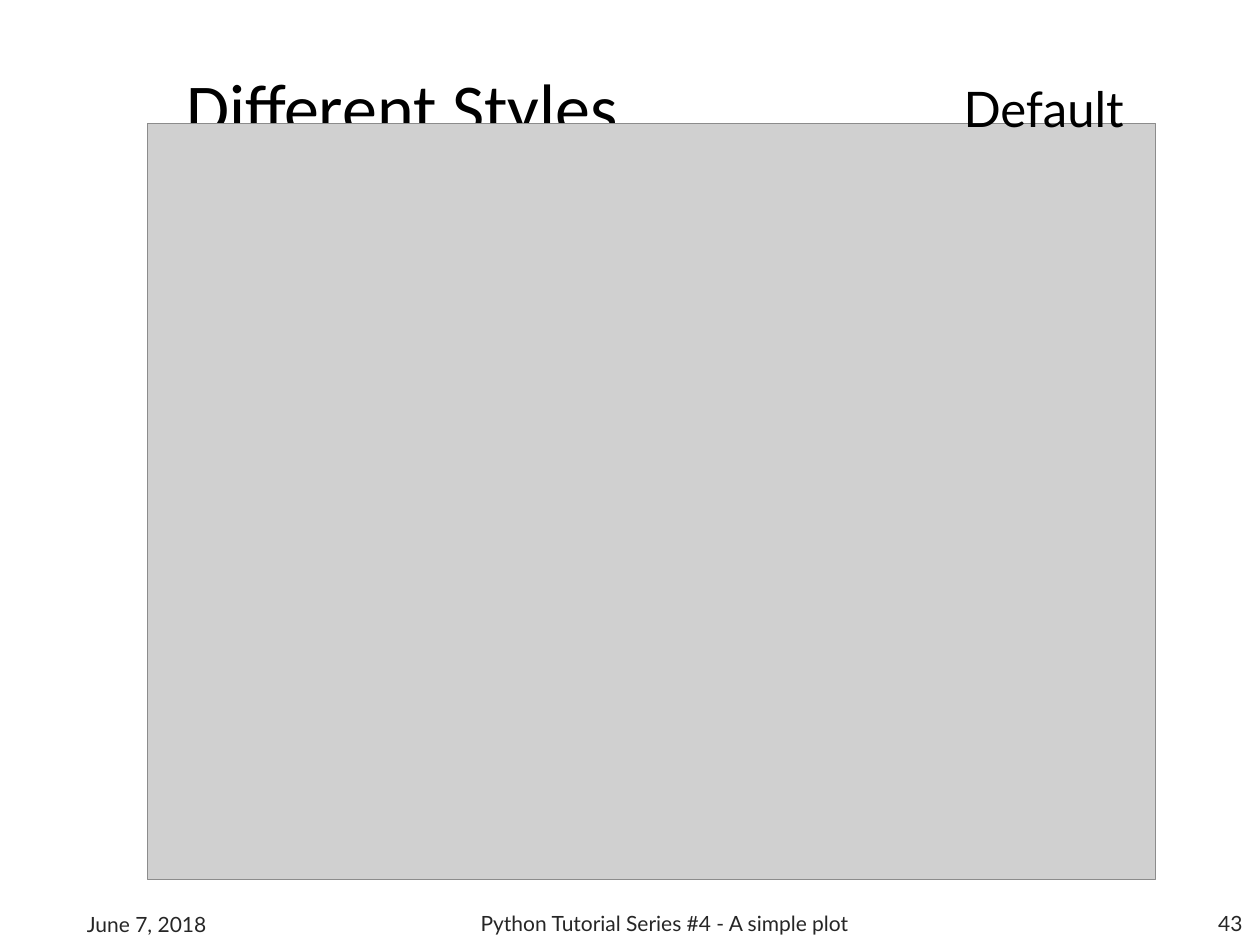
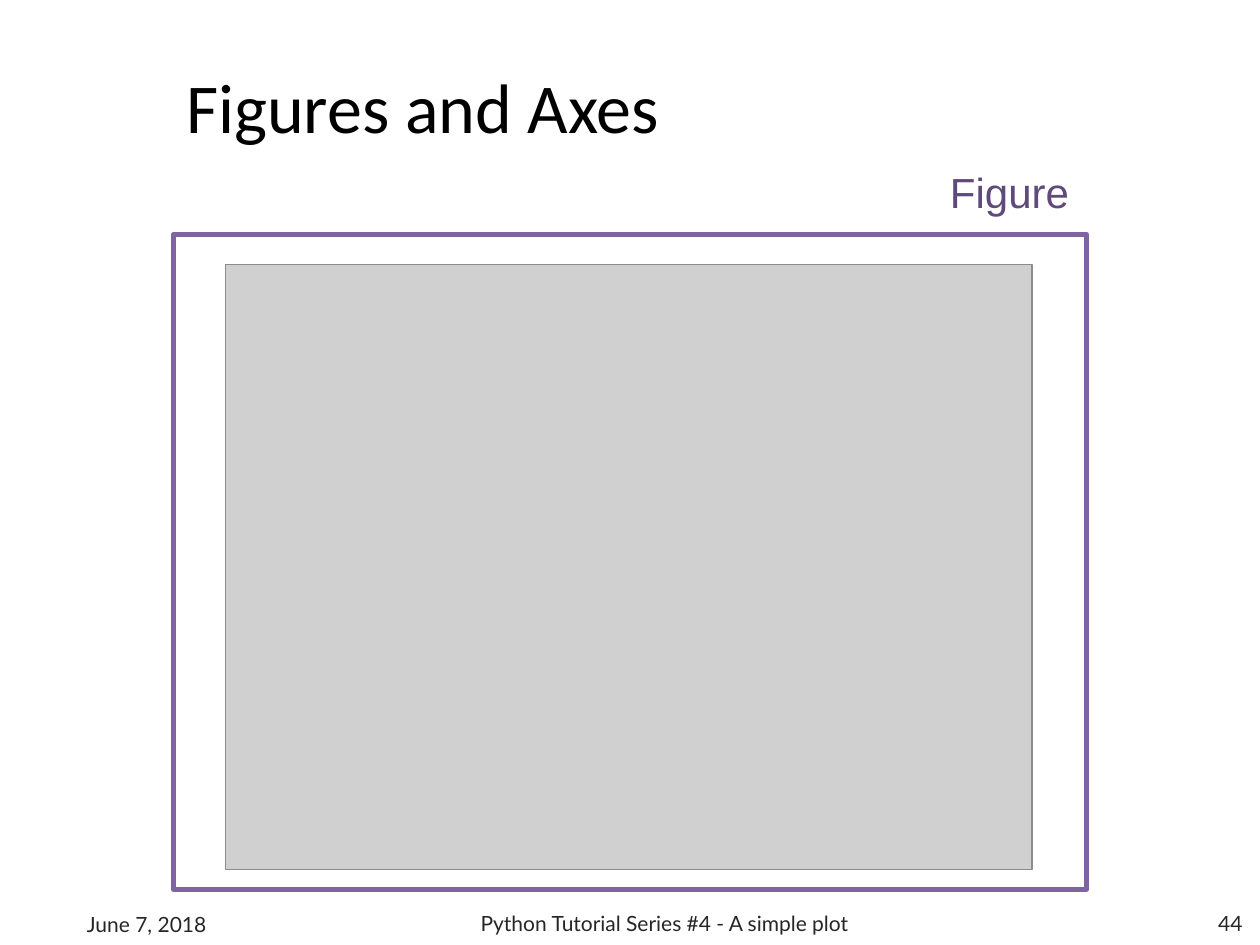
Before and after one commit to b1quint/Python-Tutorial-Series, a slide deck: slide 44 of Presentations/Python Tutorial Series 4 - A simple plot.pptx (slide 43 before the commit). Drawn at 1260x945 pixels with LibreOffice and Linux fonts; fonts in the diff are those of the drawing; grey boxes stand for pictures; background and template pictures are left out. Boxes give left, top, right and bottom in pixels: in the first picture for what was removed or moved away, otherwise in the second. Text is boxed around its words. In the diff, an @@ line names an element or a change of style, - is before the commit and + after.

```diff
--- a/Presentations/Python Tutorial Series 4 - A simple plot.pptx
+++ b/Presentations/Python Tutorial Series 4 - A simple plot.pptx
@@ title at [186,84,659,145]: text changed @@
-Different Styles
+Figures and Axes
@@ text removed at [964,91,1124,137] @@
-Default
@@ text added at [950,177,1069,217], 24 pt, text #604A7B @@
+Figure
@@ rectangle added at [174,234,1087,890], outline #8064A2 3 pt @@
@@ picture: place and size @@
-picture at [147,123,1155,879]
+picture at [226,265,1032,869]
@@ page number at [1218,916,1242,931]: text changed @@
-43
+44
```
Also in this commit, not shown: 25 other slides changed, 8 slides added, 12 other files.
